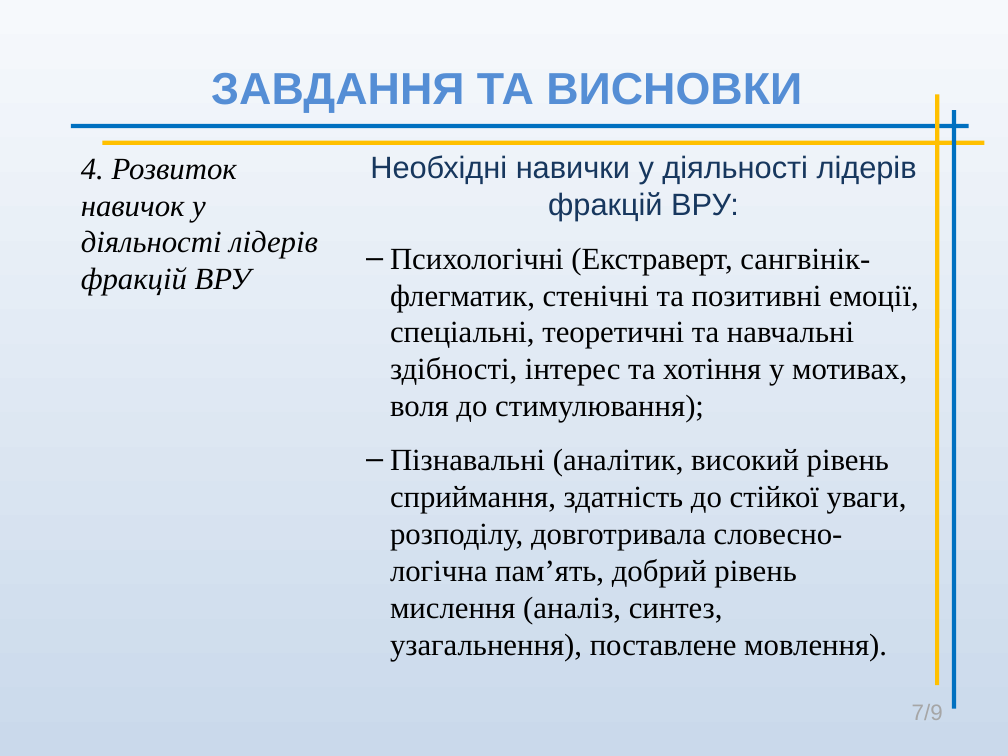
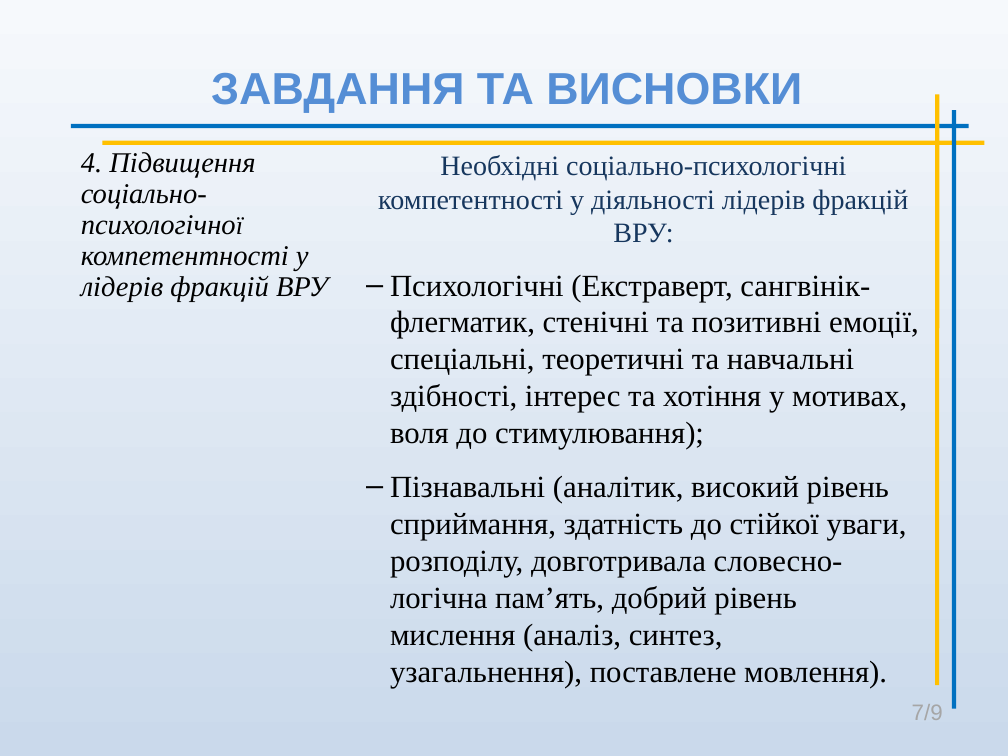
Before and after one commit to koliambrus/diploma, a slide deck: slide 7 of solomakhin.ppt. Drawn at 1008x756 pixels with LibreOffice and Linux fonts; fonts in the diff are those of the drawing. Boxes give left, top, right and bottom in pixels: in the first picture for what was removed or moved away, otherwise in the second. Text is boxed around its words. In the diff, an @@ line names an element or a change of style, - is before the commit and + after.

```diff
--- a/solomakhin.ppt
+++ b/solomakhin.ppt
@@ text at (81,152,328,302): text changed; size 22 to 20.4 pt @@
-4. Розвиток навичок у діяльності лідерів фракцій ВРУ
+4. Підвищення соціально-психологічної компетентності у лідерів фракцій ВРУ
@@ subtitle at (378,155,908,243): text changed; size 22 to 20 pt; font Arial to Times New Roman @@
-Необхідні навички у діяльності лідерів фракцій ВРУ:
+Необхідні соціально-психологічні компетентності у діяльності лідерів фракцій ВРУ:
```
Also in this commit, not shown: 3 other slides changed, 3 other files.
